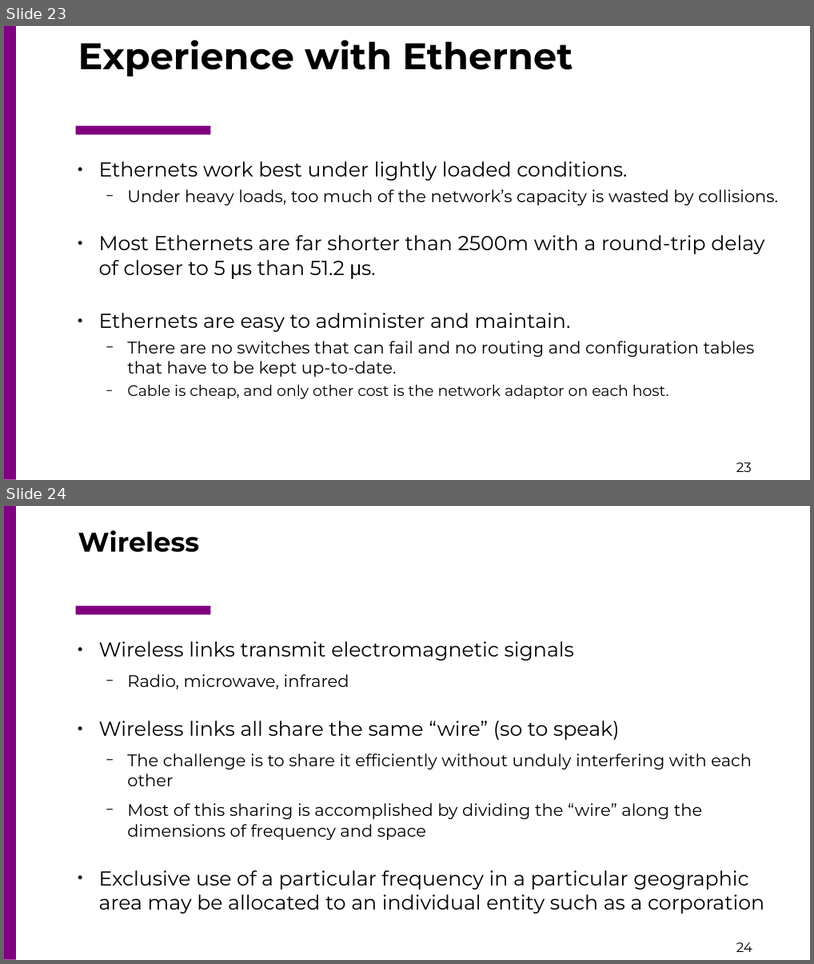
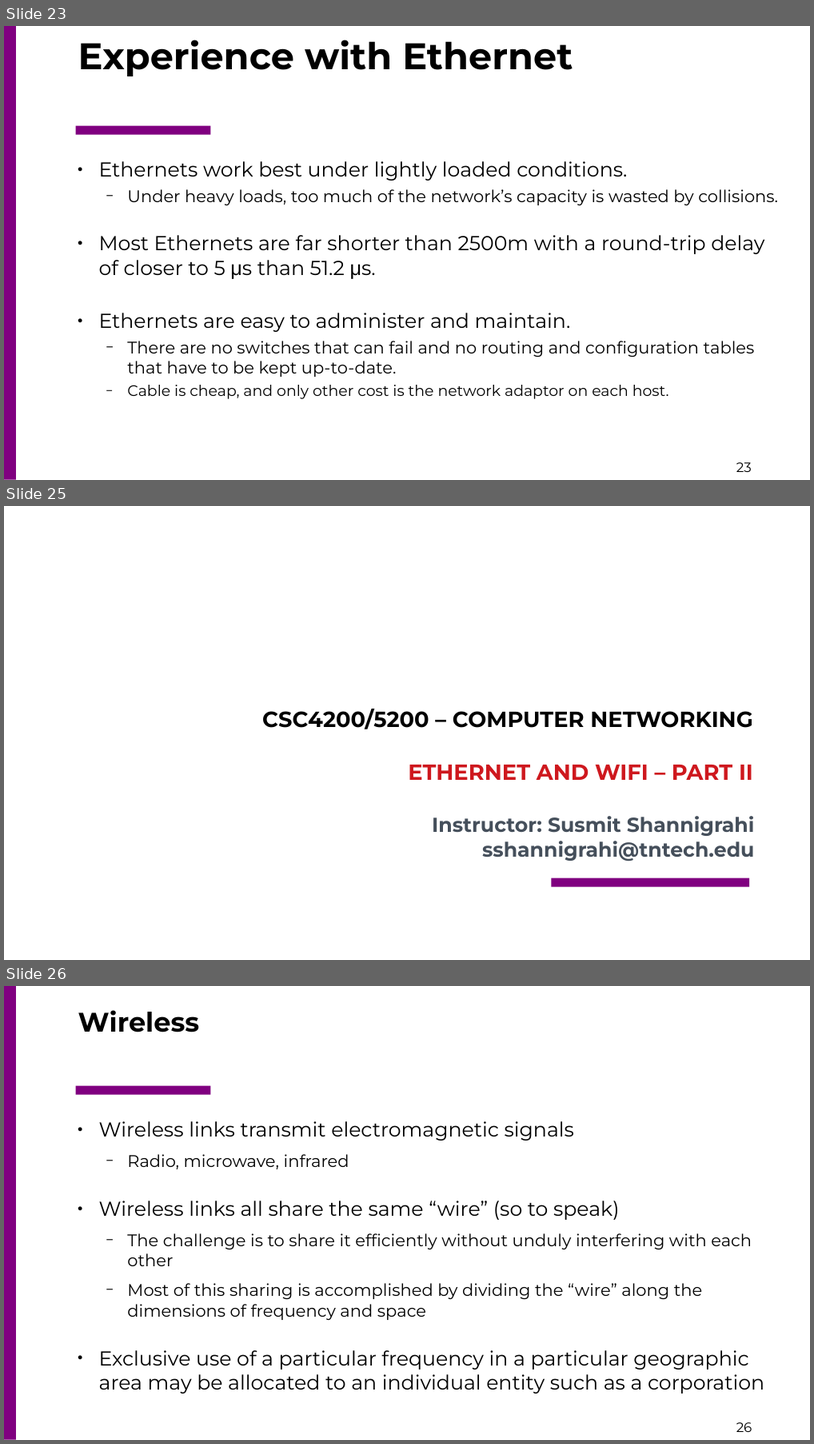
Before and after one commit to csc4200/csc4200.github.io, a slide deck: docs/lectures_source/class_slides-5.odp. Shown one above the other, each under a label of ours: slides 23 and 24 before the commit, slides 23, 25 and 26 after it; the slides between them are not shown. The pictures are 814x964 and 814x1444 pixels, drawn with LibreOffice and Linux fonts; fonts in the diff are those of the drawing; background and template pictures are left out. Boxes give left, top, right and bottom in pixels: in the first picture for what was removed or moved away, otherwise in the second. Text is boxed around its words. In the diff, an @@ line names an element or a change of style, - is before the commit and + after.

```diff
--- a/docs/lectures_source/class_slides-5.odp
+++ b/docs/lectures_source/class_slides-5.odp
@@ slide 25 added at (4, 506, 810, 960), background #FFFFFF @@
@@ text added at (262, 708, 754, 780), 26 pt, text #000000, bold @@
+CSC4200/5200 – COMPUTER NETWORKING
+ETHERNET AND WIFI – PART II
@@ text added at (432, 816, 755, 860), 24 pt, text #454F5B, bold @@
+Instructor: Susmit Shannigrahi
+sshannigrahi@tntech.edu
@@ rectangle added at (551, 878, 750, 887), fill #800080 @@
@@ what was slide 24 is now slide 26 @@
@@ page number at (737, 1422, 753, 1432): text changed @@
-24
+26
```
Also in this commit, not shown: 2 slides changed, 8 other slides added, 9 other files.
